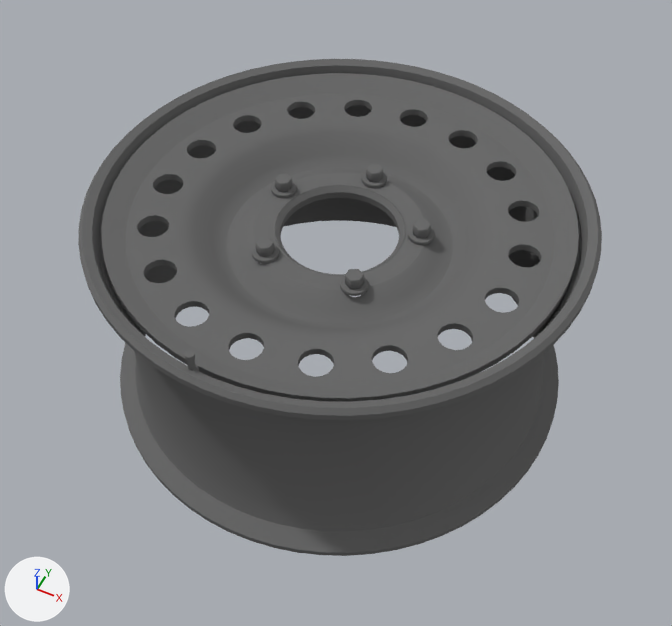
Before and after pictures for a commit that changed the Blender file model/source/rim-steel.blend.
The view is the same before and after, from a 50 mm lens placed at (0.279, -0.566, 0.674), pointed at (0.004, -0.015, -0.014). Lighting does not change. The marker at lower left points along +X, +Y and +Z. The older version comes first.

Script lines for the objects in view, before the commit:
```python
me_rolled_lip_and_hollow_barrel = bpy.data.meshes.new('Rolled lip and hollow barrel')
me_rolled_lip_and_hollow_barrel.from_pydata(...)  # 6022 vertices, 5366 faces; spans x -0.231..0.231, y -0.231..0.231, z -0.107..0.133
me_rolled_lip_and_hollow_barrel.polygons.foreach_set('use_smooth', [True] * 5366)
# faces by material slot: [4884, 440, 42]
me_rolled_lip_and_hollow_barrel.materials.append(mat_rim)  # dark grey #6c6c6c
me_rolled_lip_and_hollow_barrel.materials.append(mat_chrome)  # dark grey #6c6c6c
me_rolled_lip_and_hollow_barrel.materials.append(mat_black)  # dark grey #6c6c6c
ob_rim_steel = bpy.data.objects.new('Rim steel', me_rolled_lip_and_hollow_barrel)
ob_rim_steel.location = (0.0, 0.0, 0.0)
```
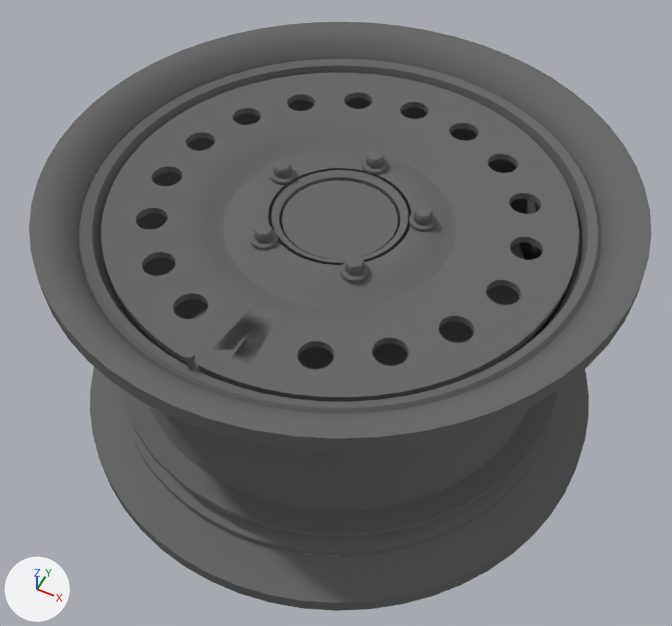
Changed parts and their boxes (x1, y1, x2, y2) in the pictures (672 x 626 px; the box of a moved part takes in the faces that stretch with it):
'Rim steel', reshaped (19% wider, 18% taller)
    before: (78, 59, 602, 556)
    after: (29, 22, 651, 611)
part 1 of me_rolled_lip_and_hollow_barrel, moved or reshaped
    before: (362, 172, 387, 188)
    after: (362, 158, 388, 175)
part 2 of me_rolled_lip_and_hollow_barrel, moved or reshaped
    before: (366, 164, 383, 182)
    after: (366, 150, 384, 168)
part 3 of me_rolled_lip_and_hollow_barrel, moved or reshaped
    before: (271, 181, 297, 198)
    after: (270, 167, 296, 185)
part 4 of me_rolled_lip_and_hollow_barrel, moved or reshaped
    before: (275, 174, 292, 192)
    after: (274, 160, 292, 178)
part 5 of me_rolled_lip_and_hollow_barrel, moved or reshaped
    before: (252, 244, 279, 263)
    after: (250, 230, 278, 250)
part 6 of me_rolled_lip_and_hollow_barrel, moved or reshaped
    before: (256, 237, 274, 257)
    after: (254, 223, 273, 243)
part 7 of me_rolled_lip_and_hollow_barrel, moved or reshaped
    before: (340, 276, 369, 296)
    after: (340, 262, 369, 283)
part 8 of me_rolled_lip_and_hollow_barrel, moved or reshaped
    before: (345, 269, 364, 289)
    after: (345, 255, 364, 276)
part 9 of me_rolled_lip_and_hollow_barrel, moved or reshaped
    before: (408, 226, 435, 245)
    after: (409, 213, 437, 231)
part 10 of me_rolled_lip_and_hollow_barrel, moved or reshaped
    before: (413, 219, 431, 239)
    after: (414, 205, 433, 225)
part 11 of me_rolled_lip_and_hollow_barrel, added
    after: (120, 333, 558, 537)
part 12 of me_rolled_lip_and_hollow_barrel, added (mostly hidden)
    after: (280, 208, 400, 231)
part 13 of me_rolled_lip_and_hollow_barrel, added
    after: (282, 180, 398, 259)
part 14 of me_rolled_lip_and_hollow_barrel, rebuilt
    before: (101, 73, 579, 402)
    after: (101, 72, 579, 402)
part 15 of me_rolled_lip_and_hollow_barrel, deleted
    before: (273, 185, 406, 276)
part 16 of me_rolled_lip_and_hollow_barrel, added
    after: (29, 22, 651, 452)
part 17 of me_rolled_lip_and_hollow_barrel, added
    after: (90, 367, 589, 611)

What changed in the scene script:
```text
Change me_rolled_lip_and_hollow_barrel:
    remove me_rolled_lip_and_hollow_barrel.from_pydata(...)  # 6022 vertices, 5366 faces; spans x -0.231..0.231, y -0.231..0.231, z -0.107..0.133
    add me_rolled_lip_and_hollow_barrel.from_pydata(...)  # 7110 vertices, 6282 faces; spans x -0.267..0.267, y -0.267..0.267, z -0.139..0.139
    me_rolled_lip_and_hollow_barrel part 1: the loose piece of 64 vertices spanning x -0.012..0.012, y 0.063..0.087, z 0.087..0.091 is moved by (0.0, 0.0, 0.017)
    me_rolled_lip_and_hollow_barrel part 2: the loose piece of 36 vertices spanning x -0.007..0.007, y 0.067..0.083, z 0.088..0.101 is moved by (0.0, 0.0, 0.017)
    me_rolled_lip_and_hollow_barrel part 3: the loose piece of 64 vertices spanning x -0.084..-0.059, y 0.011..0.036, z 0.087..0.091 is moved by (0.0, 0.0, 0.017)
    me_rolled_lip_and_hollow_barrel part 4: the loose piece of 36 vertices spanning x -0.079..-0.064, y 0.015..0.031, z 0.088..0.101 is moved by (0.0, 0.0, 0.017)
    me_rolled_lip_and_hollow_barrel part 5: the loose piece of 64 vertices spanning x -0.056..-0.032, y -0.073..-0.048, z 0.087..0.091 is moved by (0.0, 0.0, 0.017)
    me_rolled_lip_and_hollow_barrel part 6: the loose piece of 36 vertices spanning x -0.051..-0.037, y -0.069..-0.053, z 0.088..0.101 is moved by (0.0, 0.0, 0.017)
    me_rolled_lip_and_hollow_barrel part 7: the loose piece of 64 vertices spanning x 0.032..0.056, y -0.073..-0.048, z 0.087..0.091 is moved by (0.0, 0.0, 0.017)
    me_rolled_lip_and_hollow_barrel part 8: the loose piece of 36 vertices spanning x 0.037..0.051, y -0.069..-0.053, z 0.088..0.101 is moved by (0.0, 0.0, 0.017)
    me_rolled_lip_and_hollow_barrel part 9: the loose piece of 64 vertices spanning x 0.059..0.084, y 0.011..0.036, z 0.087..0.091 is moved by (0.0, 0.0, 0.017)
    me_rolled_lip_and_hollow_barrel part 10: the loose piece of 36 vertices spanning x 0.064..0.079, y 0.015..0.031, z 0.088..0.101 is moved by (0.0, 0.0, 0.017)
    me_rolled_lip_and_hollow_barrel part 11: a new loose piece, a 32-sided cylinder along z spanning x -0.229..0.229, y -0.229..0.229, z -0.072..-0.0661, in mat_black (dark grey #6c6c6c)
    me_rolled_lip_and_hollow_barrel part 12: a new loose piece, a 32-sided cylinder along z spanning x -0.094..0.094, y -0.094..0.094, z 0.036..0.082, in mat_brake (dark grey #6c6c6c)
    me_rolled_lip_and_hollow_barrel part 13: a new loose piece, a 24-sided cylinder along z spanning x -0.053..0.053, y -0.053..0.053, z 0.079..0.099, in mat_black (dark grey #6c6c6c)
    me_rolled_lip_and_hollow_barrel part 14: the loose piece of 3978 vertices spanning x -0.212..0.212, y -0.212..0.212, z 0.065..0.11 is rebuilt with 3282 vertices and now spans x -0.212..0.212, y -0.212..0.212, z 0.087..0.111
    me_rolled_lip_and_hollow_barrel part 15: the loose piece of 192 vertices spanning x -0.062..0.062, y -0.062..0.062, z 0.078..0.087 is deleted
    me_rolled_lip_and_hollow_barrel part 16: 1240 vertices added at x -0.267..0.267, y -0.267..0.267, z 0.022..0.139
    me_rolled_lip_and_hollow_barrel part 17: 448 vertices added at x -0.267..0.267, y -0.267..0.267, z -0.139..-0.107
    other edits to the shape of me_rolled_lip_and_hollow_barrel do not show in these pictures
    add me_rolled_lip_and_hollow_barrel.materials.append(mat_tyre)  # dark grey #6c6c6c
    add me_rolled_lip_and_hollow_barrel.materials.append(mat_brake)  # dark grey #6c6c6c
```
